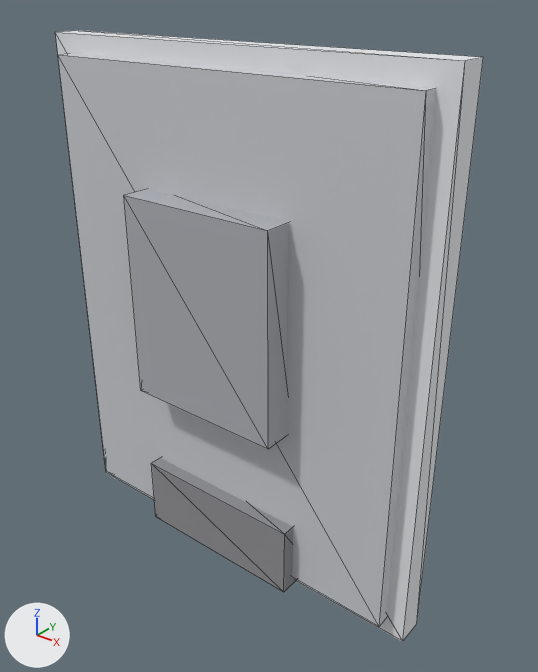
Before and after pictures for a commit that changed the glTF model models/items/iron_shield/model.gltf.
Camera for both pictures: a 50 mm camera at (0.468, -0.531, 0.384) aimed at (0.018, 0.031, 0.036). Lighting does not change. The marker at lower left points along +X, +Y and +Z. The picture after the commit comes second. Mesh edges are drawn as thin lines. Vertices at exactly the same position are counted once.

Objects in the first picture: 'iron_shield'.
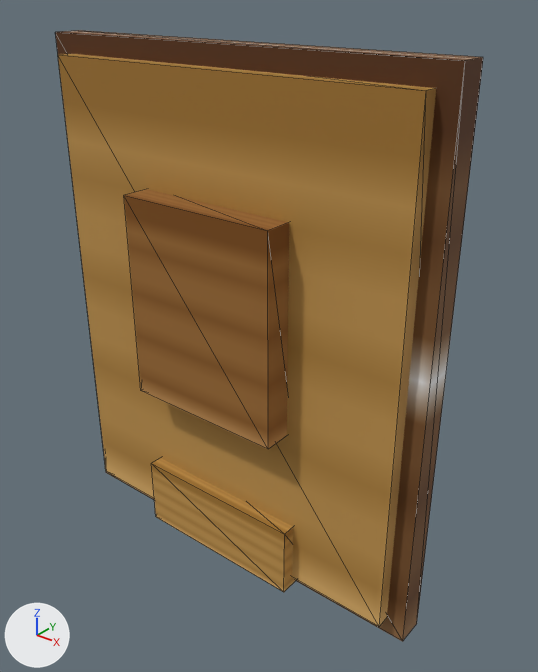
Scene script edits in JSON lines:
```json
{"op": "add", "block": "img_diffuse_png", "code": ["img_diffuse_png = load_image('diffuse.png', '../bread/textures/diffuse.png', 64, 64, 'sRGB')"]}
{"op": "remove", "block": "mat_head", "code": "mat_head.base_color = (0.612, 0.627, 0.659)  # light grey #cdcfd4"}
{"op": "add", "block": "mat_head", "code": "mat_head.texture = img_diffuse_png"}
{"op": "remove", "block": "mat_edge", "code": "mat_edge.base_color = (0.824, 0.839, 0.863)  # white #eaecef"}
{"op": "add", "block": "mat_edge", "code": "mat_edge.texture = img_diffuse_png"}
{"op": "remove", "block": "mat_accent", "code": "mat_accent.base_color = (0.431, 0.447, 0.478)  # grey #afb2b8"}
{"op": "add", "block": "mat_accent", "code": "mat_accent.texture = img_diffuse_png"}
{"op": "remove", "block": "mat_binding", "code": "mat_binding.base_color = (0.282, 0.282, 0.298)  # grey #919194"}
{"op": "add", "block": "mat_binding", "code": "mat_binding.texture = img_diffuse_png"}
{"block": "me_iron_shield", "where": "me_iron_shield.from_pydata(...)  # 40 vertices, 60 faces; spans x -0.23..0.23, y -0.06..0.11, z -0.23..0.33"}
{"block": "me_iron_shield", "where": "# used by ob_iron_shield; location = (0.0, 0.0, 0.0)"}
{"block": "me_iron_shield", "change": "me_iron_shield part 1: texture (UV) coordinates of 60 of 60 faces, centred in x -0.23..0.23, y -0.06..0.11, z -0.23..0.33, changed; they spanned u 0.0..1.0, v 0.0..1.0 and now span u 0.02..0.98, v 0.52..0.98"}
```

Where the change shows, as pixel boxes (x1, y1, x2, y2) in the pictures (538 x 672 px):
```json
{"object": "iron_shield", "change": "surface changed", "before": [55, 30, 483, 642], "after": [55, 30, 483, 642], "on screen": "grey to brown"}
```
